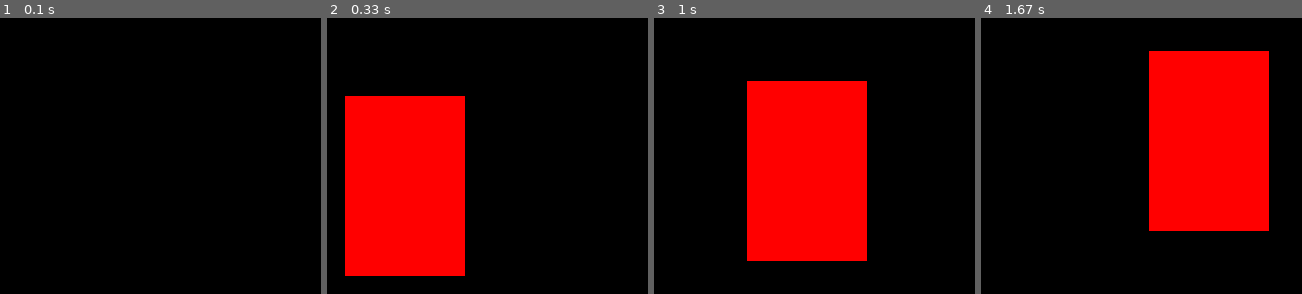
Above: before the commit, frames 1-4 (left to right).
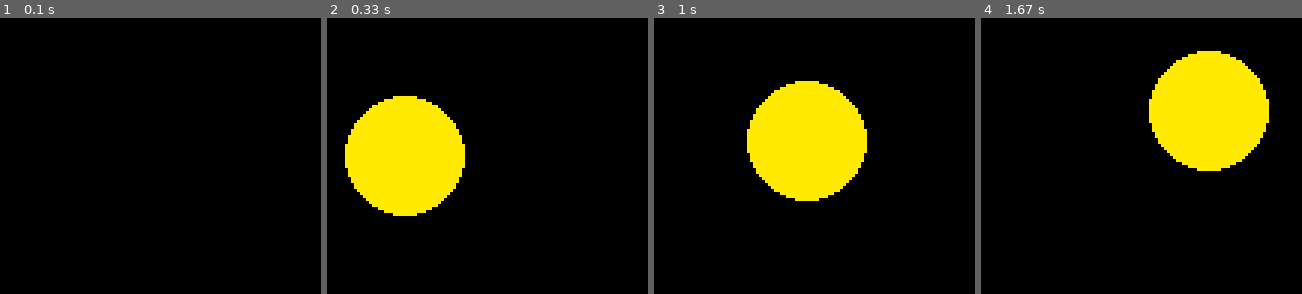
Above: after the commit, the same moments.

Repository: oleebanerjee1/advPythonProgGame
Game: pygame game, started from pygameTestFile.py
The game is run twice, just before and just after one commit, with the same random seed, the same clock (stepped at 60 frames per second) and the same inputs.
Inputs:
- Up to frame 1 (0.1 s): no input
- Up to frame 2 (0.33 s): no input
- Up to frame 3 (1 s): hold Right 0.33-0.8 s; hold Up from 0.83 s (still down)
- Up to frame 4 (1.67 s): release Up at 1.13 s; hold Right 1.17-1.63 s

Frame 1 is identical in both runs. In frame 2, 24% of the frame differs, in the area x 5-43%, y 28-94%; in frame 3, 24%; in frame 4, 24%.

Commit message:
now yellow and a circle

Diff:
--- a/pygameTestFile.py
+++ b/pygameTestFile.py
@@ -7,7 +7,7 @@
 x = 50
 y = 50
 width = 40
-height = 60
+height = 40
 vel = 5
 key = 0
 run = True
@@ -32,7 +32,7 @@
         y += vel
 
     window.fill((0, 0, 0))  # Fills the screen with black
-    pygame.draw.rect(window, (255, 0, 0), (x, y, width, height))
+    pygame.draw.ellipse(window, (255, 234, 0), (x, y, width, height))
     pygame.display.update()
 
 pygame.quit()
